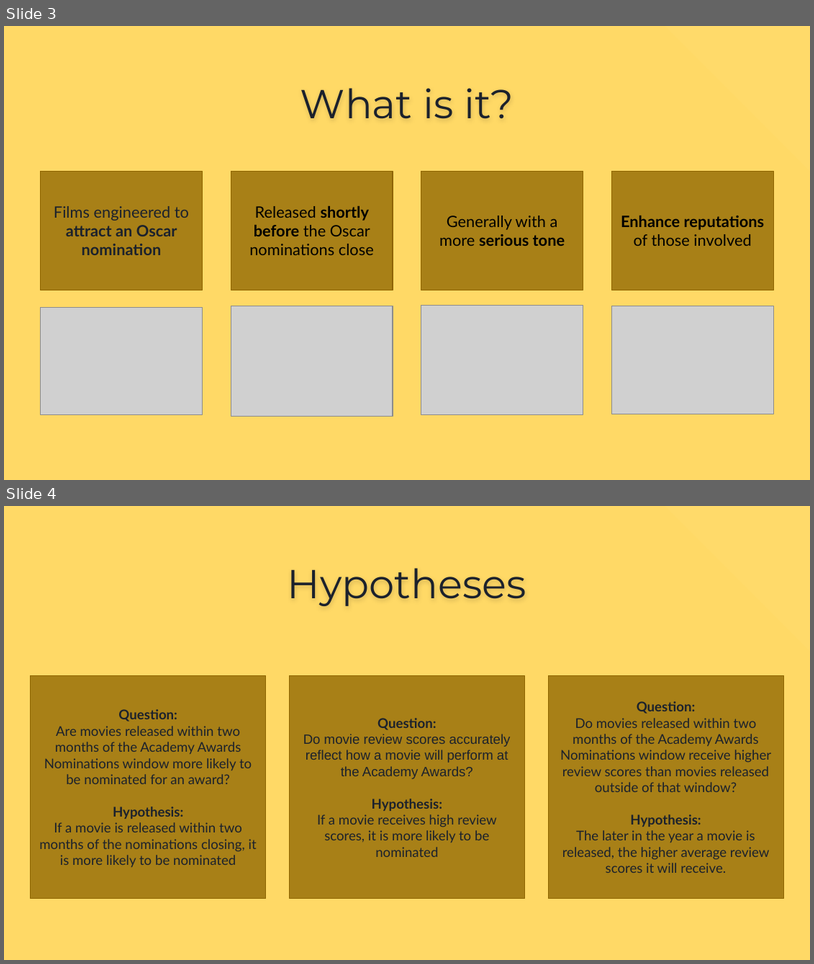
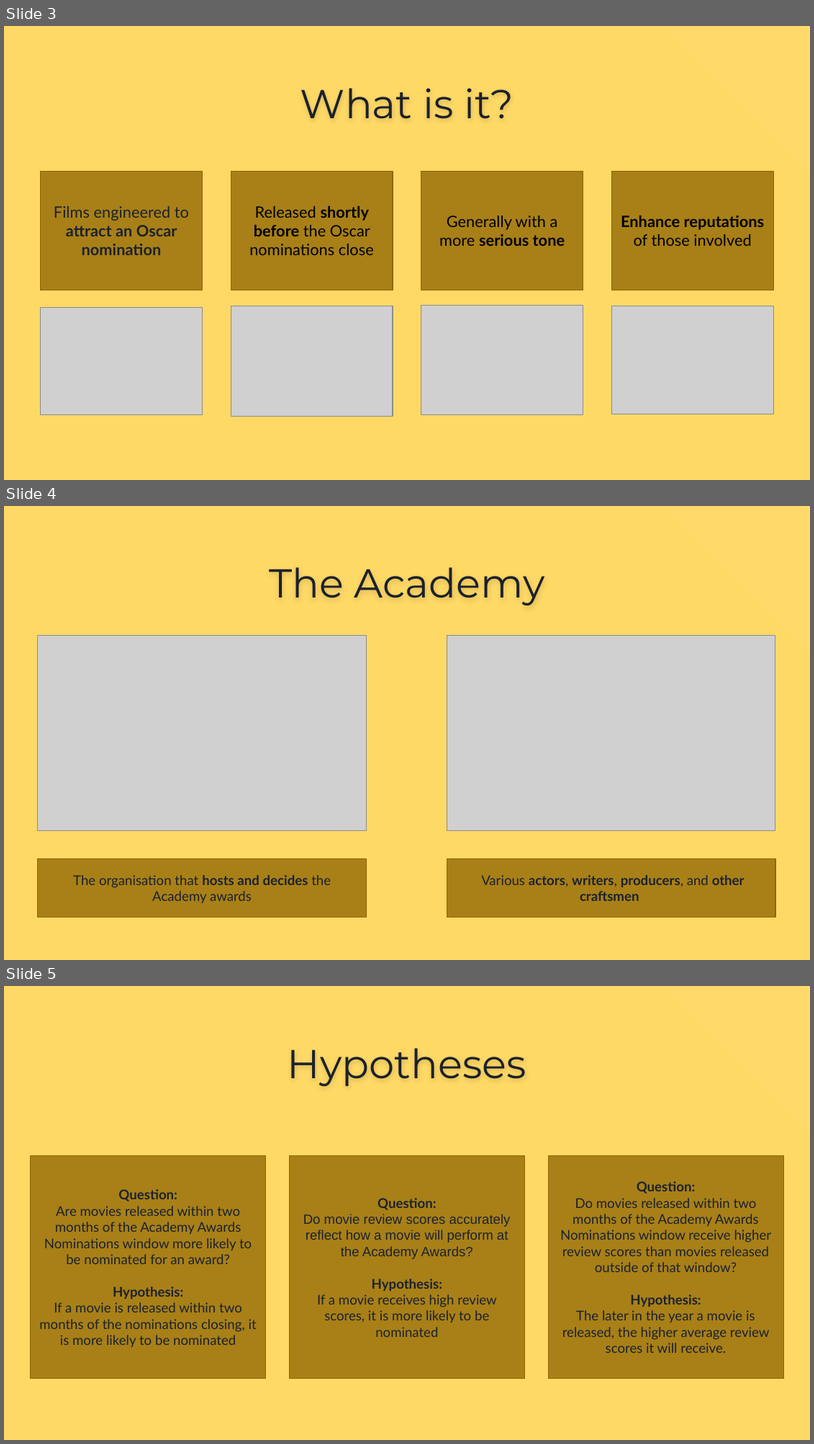
Before and after one commit to jamieah80/group-project-one, a slide deck: Group Project Presentation (1).pptx. Shown one above the other, each under a label of ours: slides 3 and 4 before the commit, slides 3, 4 and 5 after it. The pictures are 814x964 and 814x1444 pixels, drawn with LibreOffice and Linux fonts; fonts in the diff are those of the drawing; grey boxes stand for pictures. Boxes give left, top, right and bottom in pixels: in the first picture for what was removed or moved away, otherwise in the second. Text is boxed around its words. In the diff, an @@ line names an element or a change of style, - is before the commit and + after.

```diff
--- a/Group Project Presentation (1).pptx
+++ b/Group Project Presentation (1).pptx
@@ slide 4 added at (4, 506, 810, 960), background #FFD966; not listed: 1 template element that a slide beside it also shows @@
@@ title added at (269, 567, 545, 605), 36 pt, text #1B212C @@
+The Academy
@@ picture added at (38, 635, 367, 830) @@
@@ picture added at (447, 635, 775, 830) @@
@@ rectangle added at (38, 858, 367, 916), fill #8F6600 at 77% opacity, outline #8F6600 0.75 pt, 12 pt, text #1B212C @@
+The organisation that hosts and decides the Academy awards
@@ rectangle added at (447, 858, 776, 916), fill #8F6600 at 77% opacity, outline #8F6600 0.75 pt, 12 pt, text #1B212C, bold @@
+Various actors, writers, producers, and other craftsmen
@@ what was slide 4 is now slide 5 @@
```
Also in this commit, not shown: 1 slide changed, 2 other slides added, 3 slides removed.
